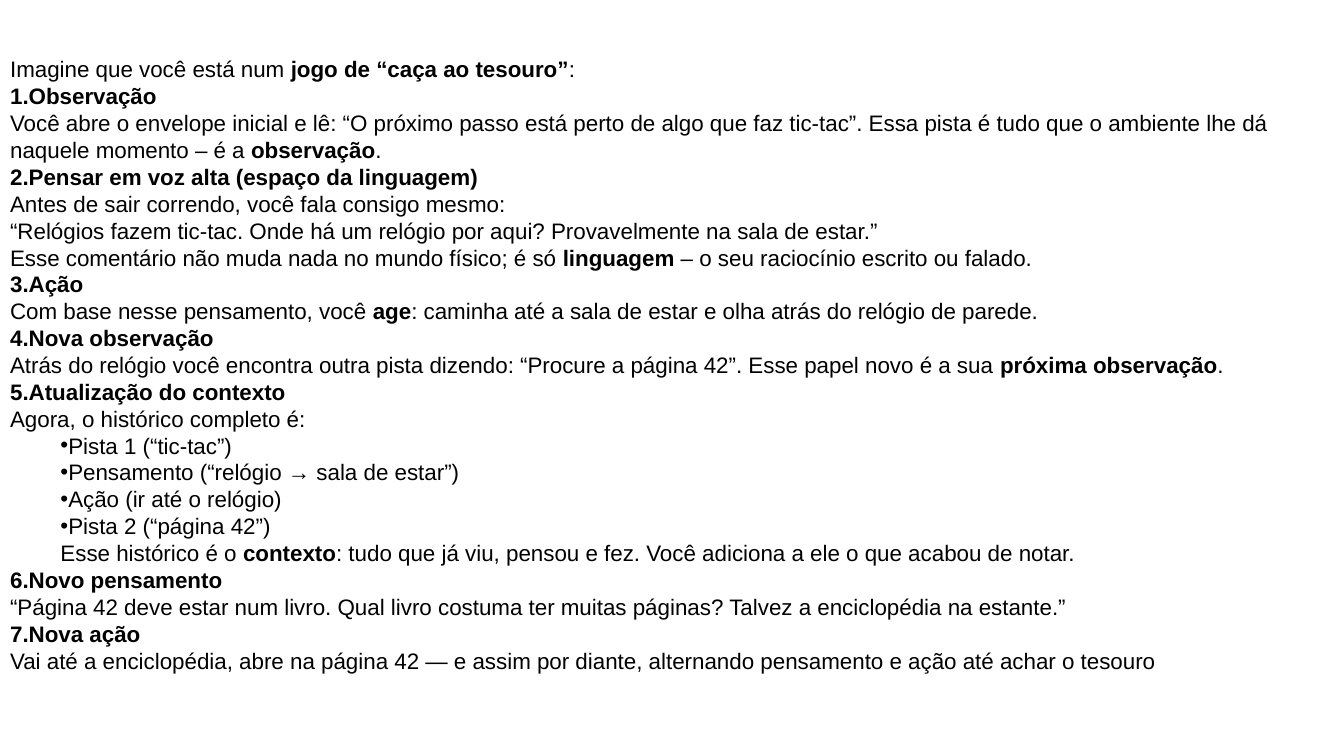
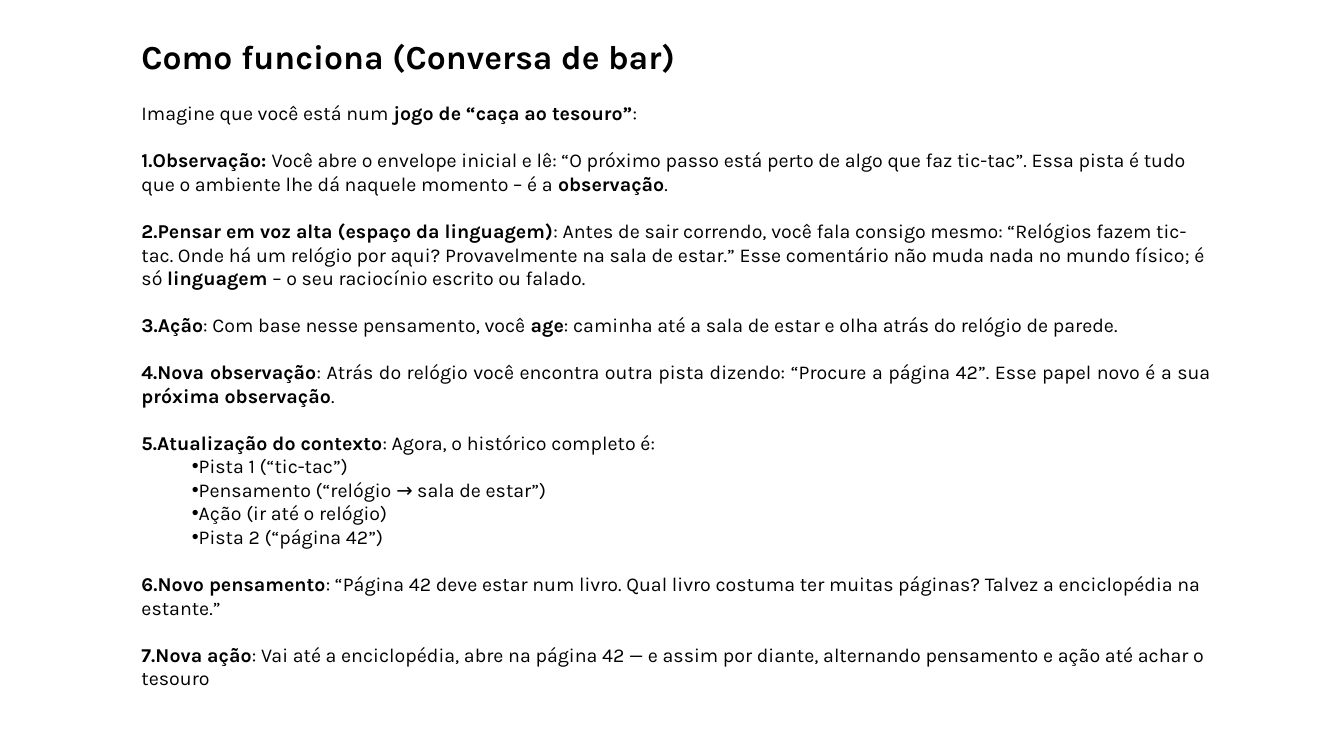
Before and after one commit to luizehp/Agente-ReAct, a slide deck: slide 8 of Agente ReAct.pptx. Drawn at 1344x756 pixels with LibreOffice and Linux fonts; fonts in the diff are those of the drawing. Boxes give left, top, right and bottom in pixels: in the first picture for what was removed or moved away, otherwise in the second. Text is boxed around its words. In the diff, an @@ line names an element or a change of style, - is before the commit and + after.

```diff
--- a/Agente ReAct.pptx
+++ b/Agente ReAct.pptx
@@ text added at bbox=[141, 44, 675, 73], 24 pt, text #000000, bold @@
+Como funciona (Conversa de bar)
@@ text "Imagine que você está num ...": place and size @@
-text "Imagine que você está num ..." at bbox=[10, 60, 1267, 674]
+text "Imagine que você está num ..." at bbox=[141, 105, 1210, 686]
@@ text at bbox=[141, 105, 637, 525]: size 16 to 14 pt, font Arial to Karla in "Imagine que você está num jogo de ...", "Pista 1 (“tic-tac”)", "Pensamento (“relógio → sala de estar”)", "Ação (ir até o relógio)" @@
@@ text at bbox=[141, 152, 1210, 455]: text changed; size 16 to 14 pt; font Arial to Karla @@
-1. Observação
-   Você abre o envelope inicial e lê: “O próximo passo está perto de algo que faz tic-tac”. Essa pista é tudo que o ambiente lhe dá naquele momento – é a observação.
-2. Pensar em voz alta (espaço da linguagem)
-   Antes de sair correndo, você fala consigo mesmo:
-“Relógios fazem tic-tac. Onde há um relógio por aqui? Provavelmente na sala de estar.”
-Esse comentário não muda nada no mundo físico; é só linguagem – o seu raciocínio escrito ou falado.
-3. Ação
-   Com base nesse pensamento, você age: caminha até a sala de estar e olha atrás do relógio de parede.
-4. Nova observação
-   Atrás do relógio você encontra outra pista dizendo: “Procure a página 42”. Esse papel novo é a sua próxima observação.
-5. Atualização do contexto
-   Agora, o histórico completo é:
+1. Observação: Você abre o envelope inicial e lê: “O próximo passo está perto de algo que faz tic-tac”. Essa pista é tudo que o ambiente lhe dá naquele momento – é a observação.
+2. Pensar em voz alta (espaço da linguagem): Antes de sair correndo, você fala consigo mesmo: “Relógios fazem tic-tac. Onde há um relógio por aqui? Provavelmente na sala de estar.” Esse comentário não muda nada no mundo físico; é só linguagem – o seu raciocínio escrito ou falado.
+3. Ação: Com base nesse pensamento, você age: caminha até a sala de estar e olha atrás do relógio de parede.
+4. Nova observação: Atrás do relógio você encontra outra pista dizendo: “Procure a página 42”. Esse papel novo é a sua próxima observação.
+5. Atualização do contexto: Agora, o histórico completo é:
@@ text at bbox=[141, 529, 1204, 686]: text changed; size 16 to 14 pt; font Arial to Karla @@
-  • Pista 2 (“página 42”)
-    Esse histórico é o contexto: tudo que já viu, pensou e fez. Você adiciona a ele o que acabou de notar.
-6. Novo pensamento
-“Página 42 deve estar num livro. Qual livro costuma ter muitas páginas? Talvez a enciclopédia na estante.”
-7. Nova ação
-   Vai até a enciclopédia, abre na página 42 — e assim por diante, alternando pensamento e ação até achar o tesouro
+  • Pista 2 (“página 42”)
+6. Novo pensamento: “Página 42 deve estar num livro. Qual livro costuma ter muitas páginas? Talvez a enciclopédia na estante.”
+7. Nova ação: Vai até a enciclopédia, abre na página 42 — e assim por diante, alternando pensamento e ação até achar o tesouro
```
Also in this commit, not shown: 2 other slides changed, 7 slides added, 6 slides removed.
